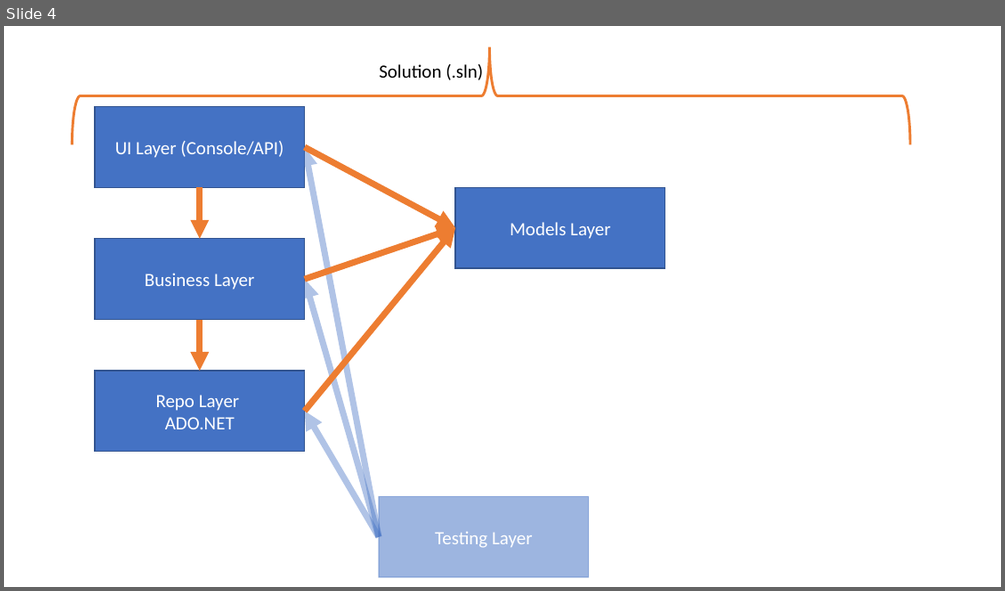
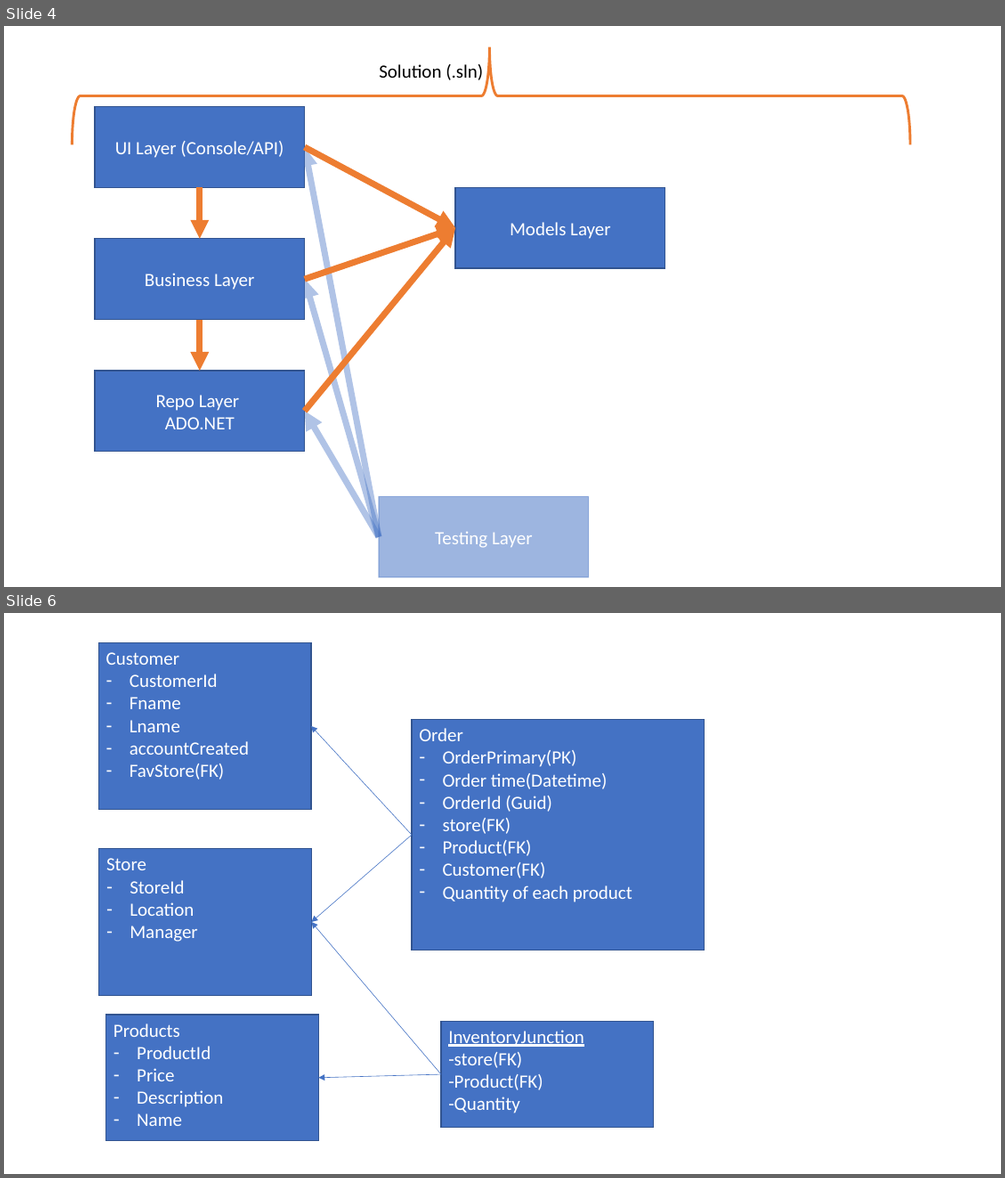
Before and after one commit to 042423-Chevron-batch/Trainer_Code, a slide deck: Marks Drawrings.pptx. Shown one above the other, each under a label of ours: slide 4 before the commit, slides 4 and 6 after it; the slides between them are not shown. The pictures are 1005x591 and 1005x1178 pixels, drawn with LibreOffice and Linux fonts; fonts in the diff are those of the drawing. Boxes give left, top, right and bottom in pixels: in the first picture for what was removed or moved away, otherwise in the second. Text is boxed around its words. In the diff, an @@ line names an element or a change of style, - is before the commit and + after.

Commit message:
adds some drawrings and stored procedures and SQL functions

```diff
--- a/Marks Drawrings.pptx
+++ b/Marks Drawrings.pptx
@@ slide 6 added at [4, 613, 1001, 1174], background #FFFFFF @@
@@ rectangle added at [99, 643, 311, 810], fill #4472C4, outline #325491 1 pt, 18 pt, text #FFFFFF @@
+Customer
+– CustomerId
+– Fname
+– Lname
+– accountCreated
+– FavStore(FK)
@@ rectangle added at [412, 719, 704, 949], fill #4472C4, outline #325491 1 pt, 18 pt, text #FFFFFF @@
+Order
+– OrderPrimary(PK)
+– Order time(Datetime)
+– OrderId (Guid)
+– store(FK)
+– Product(FK)
+– Customer(FK)
+– Quantity of each product
@@ arrow added from (412, 835) to (311, 726), #4472C4 0.5 pt @@
@@ rectangle added at [99, 849, 311, 995], fill #4472C4, outline #325491 1 pt, 18 pt, text #FFFFFF @@
+Store
+– StoreId
+– Location
+– Manager
@@ arrow added from (412, 835) to (311, 922), #4472C4 0.5 pt @@
@@ arrow added from (442, 1074) to (311, 922), #4472C4 0.5 pt @@
@@ rectangle added at [106, 1014, 319, 1141], fill #4472C4, outline #325491 1 pt, 18 pt, text #FFFFFF @@
+Products
+– ProductId
+– Price
+– Description
+– Name
@@ rectangle added at [442, 1022, 654, 1128], fill #4472C4, outline #325491 1 pt, 18 pt, text #FFFFFF @@
+InventoryJunction
+-store(FK)
+-Product(FK)
+-Quantity
@@ arrow added from (442, 1074) to (319, 1078), #4472C4 0.5 pt @@
```
Also in this commit, not shown: 1 other slide added, 1 other file.
